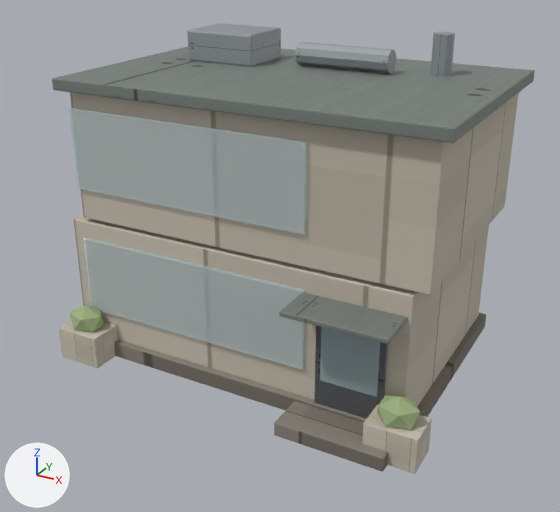
Renders of the glTF model assets/buildings-3d/models/research-institute.glb from each side of a commit.
The view is the same before and after, from a camera (50 mm lens) standing at (5.13, -9.51, 6.11) and looking at (0.09, -0.35, 1.53). Lighting does not change. The marker at lower left points along +X, +Y and +Z. The older version comes first. Where no turn or scale is listed for an object, it has been applied to the vertices.

Names of what the first picture shows: 'acUnit', 'base', 'canopy', 'doorGlass', 'duct', 'floor1', 'floor2', 'glassBand', 'glassBand.001', 'planter', 'planter.001', 'roofSlab', 'steps' and 4 more.
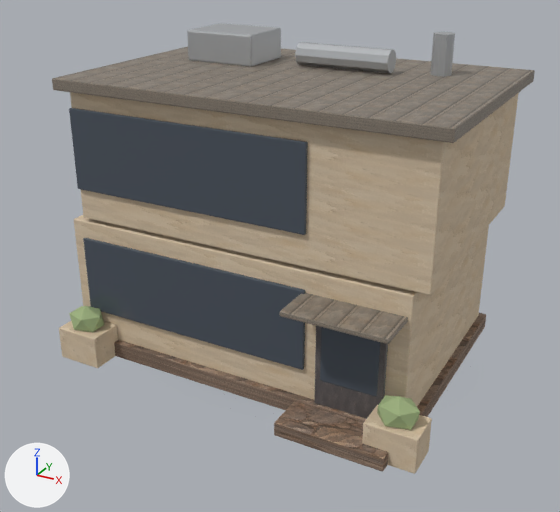
What the commit changed:
Picture 'plaster_n' (img_plaster_n) is new.
Picture 'plaster' (img_plaster) is new.
Picture 'plaster_r' (img_plaster_r) is new.
Picture 'stone' (img_stone) is new.
Picture 'stone_r' (img_stone_r) is new.
Picture 'stone_n' (img_stone_n) is new.
Material 'plaster.003' (mat_plaster_003) is new.
Uses the picture img_plaster.
Uses the picture img_plaster_n.
Uses the picture img_plaster_r.
Material 'stone.003' (mat_stone_003) is new.
Uses the picture img_stone.
Uses the picture img_stone_n.
Uses the picture img_stone_r.
Material 'darkGlass.003' (mat_darkglass_003) is new.
Its base color is (0.09, 0.11, 0.14) (greyish blue #555d69).
Its metallic is 0.25.
Its roughness is 0.16.
me_cube_120 has 56 vertices, 108 faces and spans x 1.45..2.25, y -1.76..-1.72, z 0.6..1.4.
me_cube_120 no longer uses material mat_glass_011 (pale blue #cee7ed).
me_cube_120 gains material mat_darkglass_003 (greyish blue #555d69).
me_cube_112 has 56 vertices, 108 faces and spans x -2.6..2.6, y -1.7..1.7, z 0.22..2.08.
me_cube_112 no longer uses material mat_tilewall_011.
me_cube_112 gains material mat_plaster_003.
me_cube_113 has 56 vertices, 108 faces and spans x -2.4..2.8, y -1.7..1.7, z 2.12..3.97.
me_cube_113 no longer uses material mat_tilewall_011.
me_cube_113 gains material mat_plaster_003.
me_cube_115 has 56 vertices, 108 faces and spans x -2.4..1.2, y -1.75..-1.69, z 0.68..1.83.
me_cube_115 no longer uses material mat_glass_011 (pale blue #cee7ed).
me_cube_115 gains material mat_darkglass_003 (greyish blue #555d69).
me_cube_117 has 56 vertices, 108 faces and spans x -2.4..1.2, y -1.75..-1.69, z 2.58..3.73.
me_cube_117 no longer uses material mat_glass_011 (pale blue #cee7ed).
me_cube_117 gains material mat_darkglass_003 (greyish blue #555d69).
me_cube_124 has 56 vertices, 108 faces and spans x -2.65..-1.95, y -2.2..-1.7, z 0.0..0.5.
me_cube_124 no longer uses material mat_tilewall_011.
me_cube_124 gains material mat_plaster_003.
me_cube_125 has 56 vertices, 108 faces and spans x 2.25..2.95, y -2.2..-1.7, z 0.0..0.5.
me_cube_125 no longer uses material mat_tilewall_011.
me_cube_125 gains material mat_plaster_003.
me_cube_122 has 56 vertices, 108 faces and spans x 1.1..2.6, y -2.35..-1.75, z 0.0..0.2.
me_cube_122 no longer uses material mat_stone1_011.
me_cube_122 gains material mat_stone_003.

Boxes [x1, y1, x2, y2] around the edits, measured in the pictures (560 x 512 px):
'floor2', recoloured: [70, 92, 519, 295] in both
'floor1', recoloured: [74, 215, 489, 406] in both
'glassBand.001', recoloured: [69, 108, 308, 235] in both
'glassBand', recoloured: [83, 238, 305, 370] in both
'steps', recoloured: [274, 401, 389, 472] in both
'doorGlass', recoloured: [320, 327, 380, 397] in both
'planter.001', recoloured: [362, 409, 432, 474] in both
